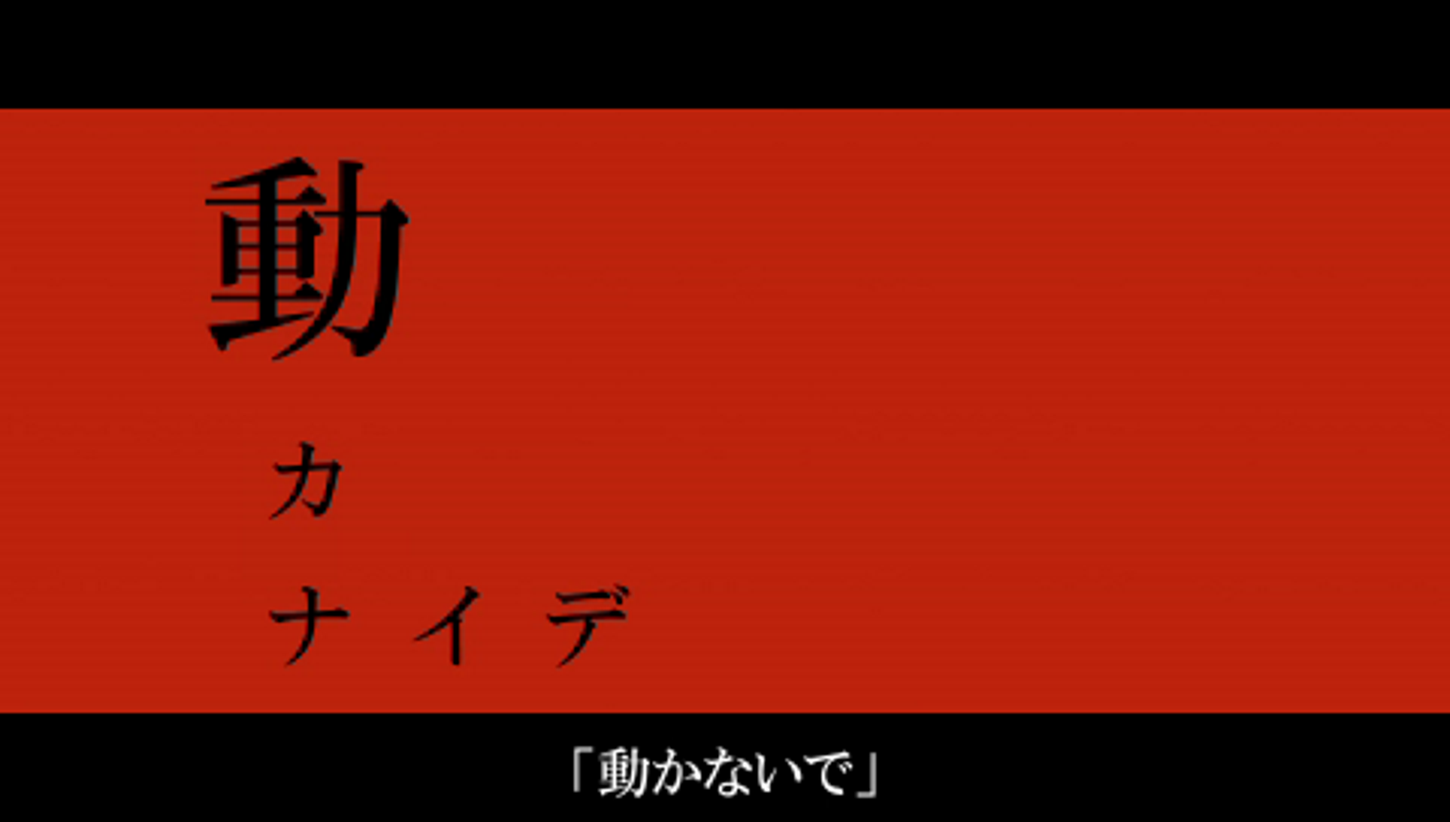
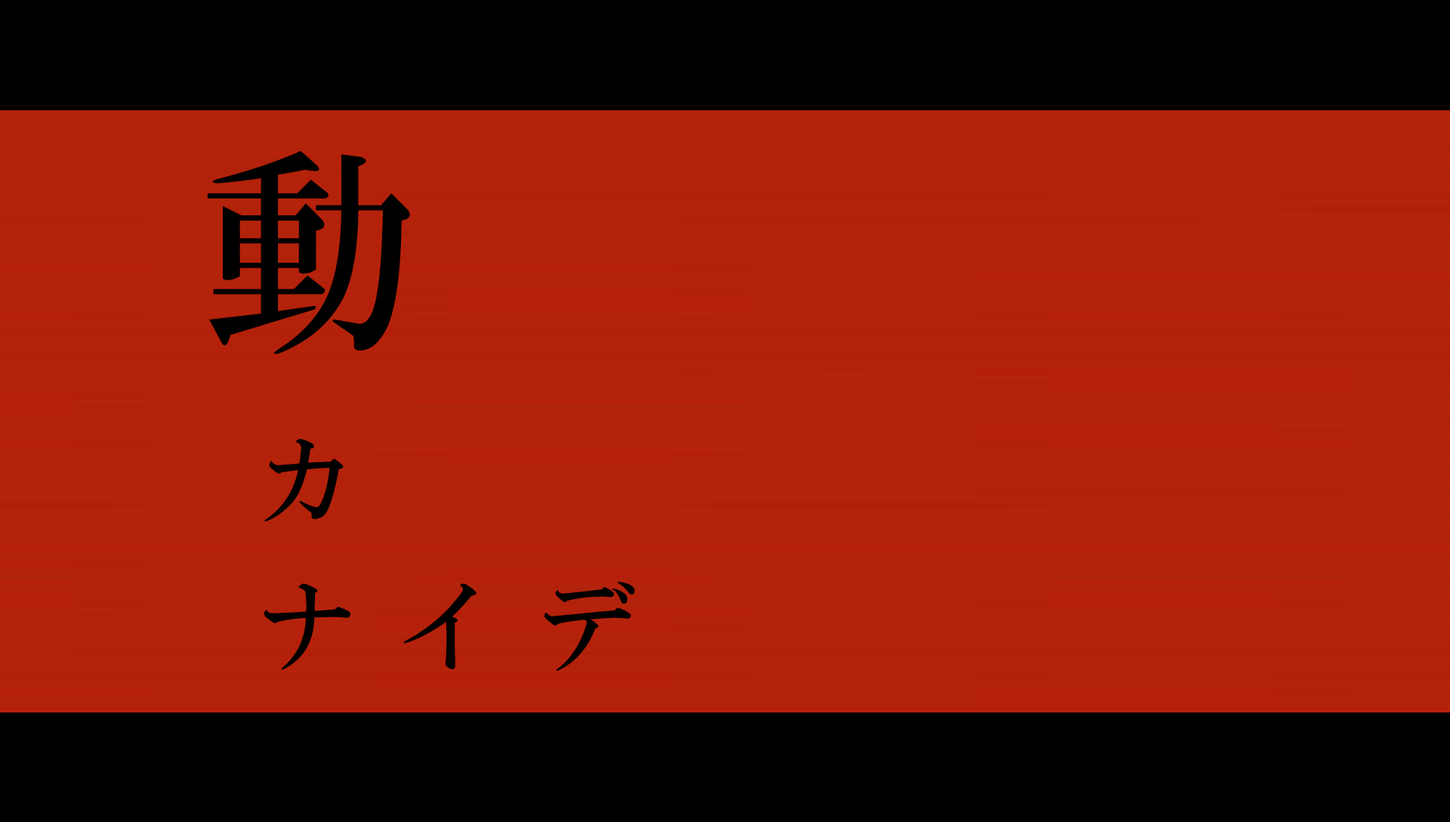
Revision of a layered 1450 × 822 image; what changed, layer by layer:
added layer "動" above "カ ナイデ" over [206, 150, 411, 355]
added layer "カ ナイデ" above "Layer 2" over [263, 438, 636, 671]
showed "Layer 2" over [0, 107, 1450, 799]
